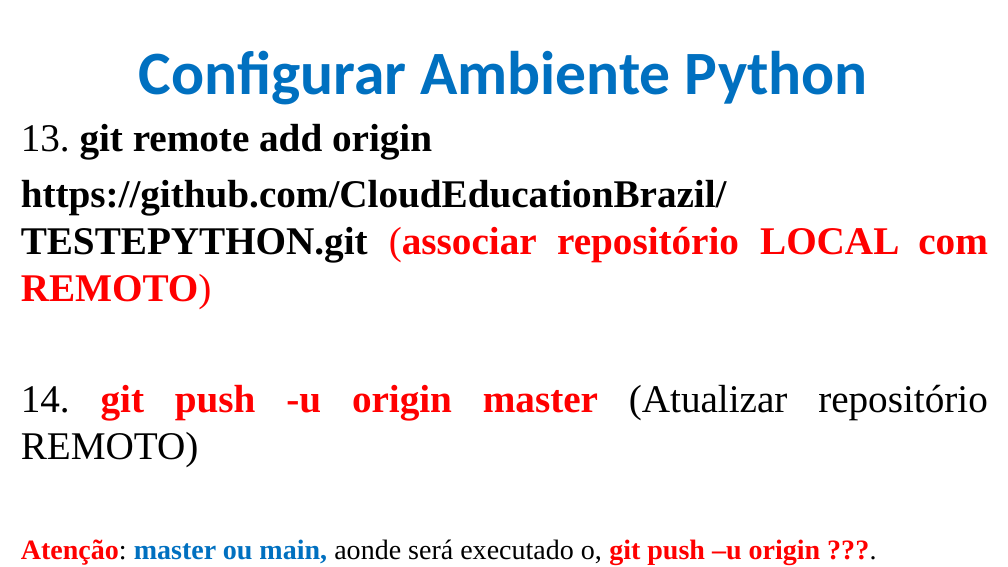
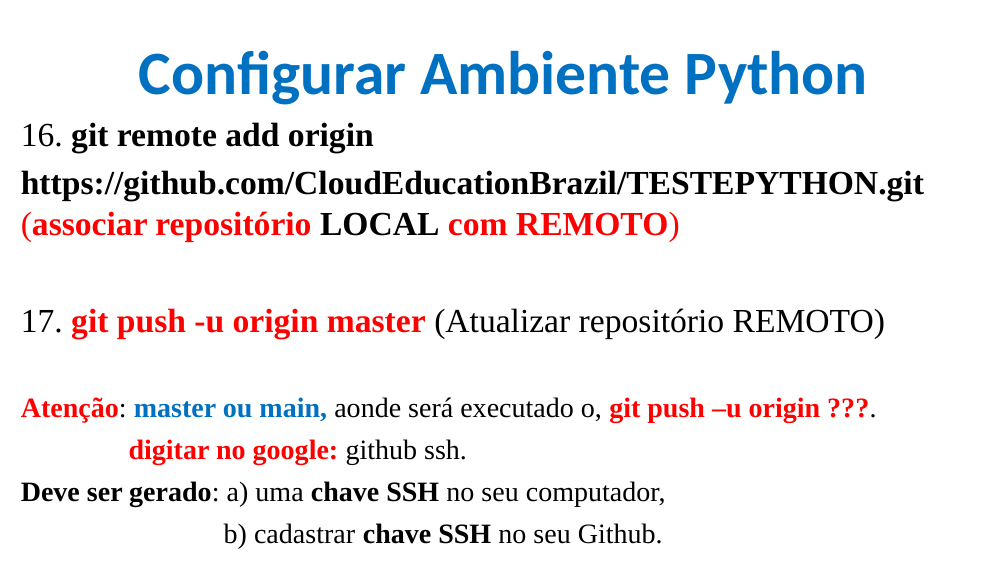
Before and after one commit to CloudEducationBrazil/WydenPythonParadigmas, a slide deck: slide 17 of 01 Classes/Aula 01 02 03 Programação Python.pptx. Drawn at 1008x567 pixels with LibreOffice and Linux fonts; fonts in the diff are those of the drawing; background and template pictures are left out. Boxes give left, top, right and bottom in pixels: in the first picture for what was removed or moved away, otherwise in the second. Text is boxed around its words. In the diff, an @@ line names an element or a change of style, - is before the commit and + after.

```diff
--- a/01 Classes/Aula 01 02 03 Programação Python.pptx
+++ b/01 Classes/Aula 01 02 03 Programação Python.pptx
@@ text at [21, 122, 374, 152]: text changed; size 28 to 24 pt @@
-13. git remote add origin
+16. git remote add origin
@@ text at [21, 170, 924, 241]: size 28 to 24 pt in "https://github.com/CloudEducationBrazil/TESTEPYTHON.git (ass ..."; text colour #FF0000 to #000000 in "LOCAL" @@
@@ text at [21, 308, 885, 339]: text changed; size 28 to 24 pt @@
-14. git push -u origin master (Atualizar repositório REMOTO)
+17. git push -u origin master (Atualizar repositório REMOTO)
@@ text at [21, 439, 666, 549]: paragraphs added @@
+digitar no google: github ssh.
+Deve ser gerado: a) uma chave SSH no seu computador,
+b) cadastrar chave SSH no seu Github.
```
Also in this commit, not shown: 2 other slides changed.
